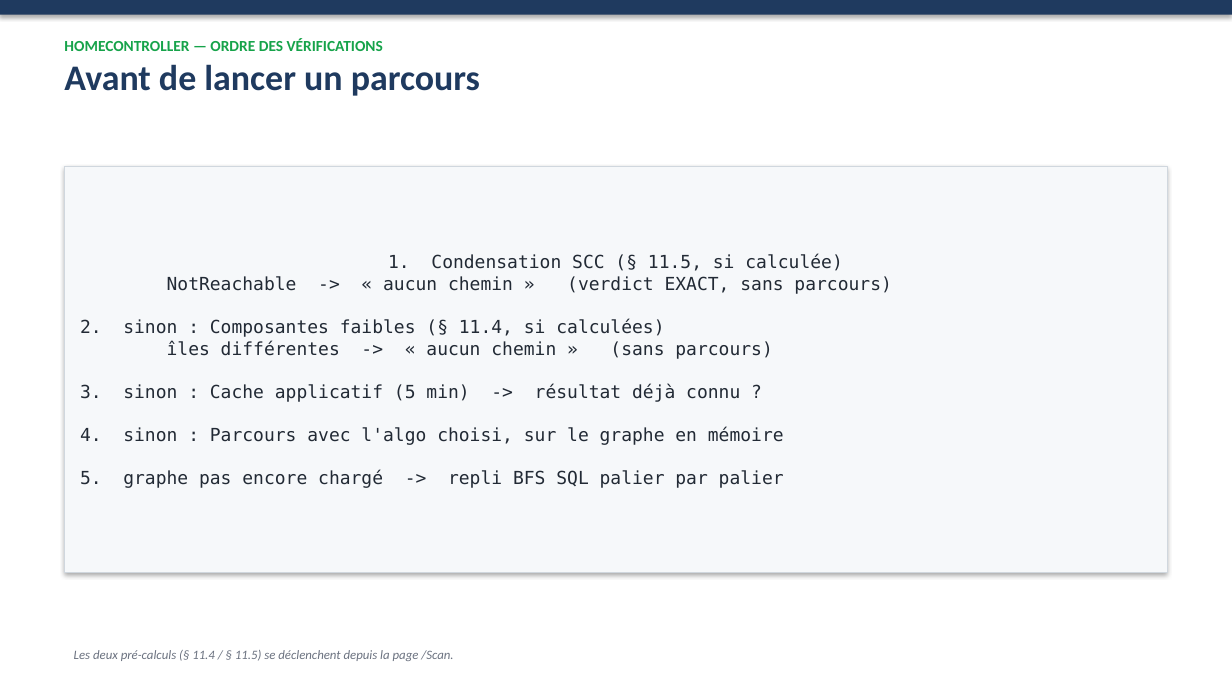
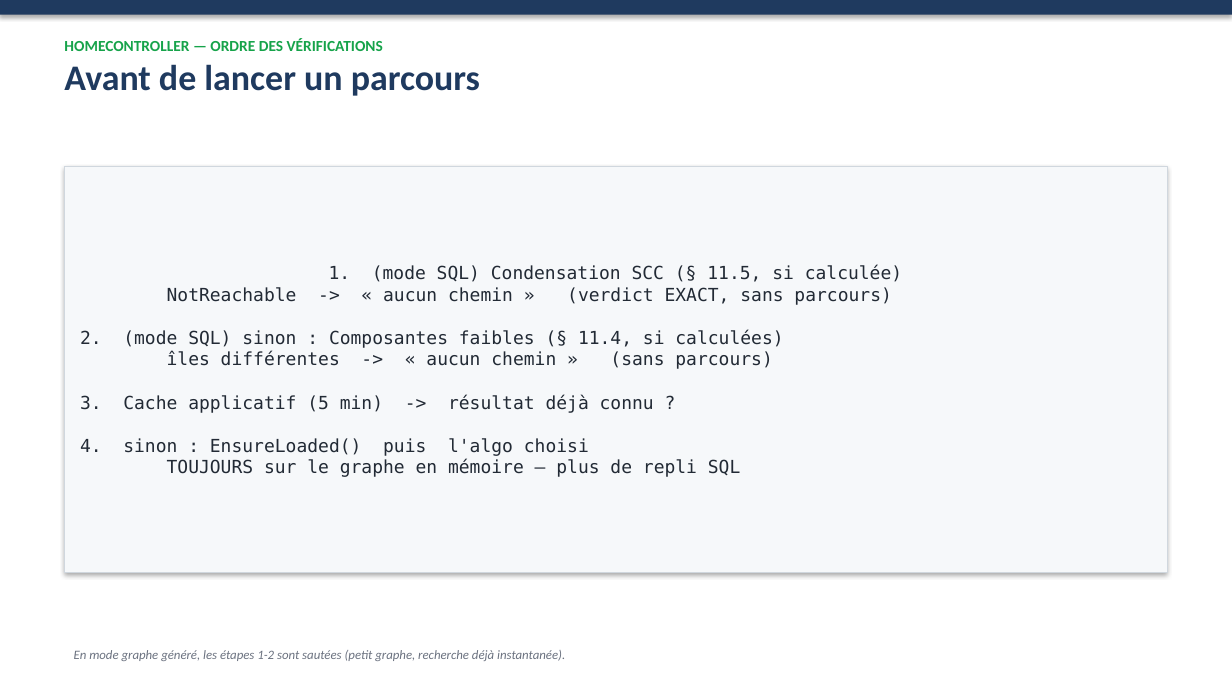
Before and after one commit to AbelMaminiaina/restitutiongraphe, a slide deck: slide 8 of docs/PathFinder-essentiel.pptx. Drawn at 1232x693 pixels with LibreOffice and Linux fonts; fonts in the diff are those of the drawing. Boxes give left, top, right and bottom in pixels: in the first picture for what was removed or moved away, otherwise in the second. Text is boxed around its words. In the diff, an @@ line names an element or a change of style, - is before the commit and + after.

```diff
--- a/docs/PathFinder-essentiel.pptx
+++ b/docs/PathFinder-essentiel.pptx
@@ text in rectangle at <box>329,265,902,282</box>: text changed @@
-1. Condensation SCC (§ 11.5, si calculée)
+1. (mode SQL) Condensation SCC (§ 11.5, si calculée)
@@ text in rectangle at <box>80,330,783,348</box>: text changed @@
-2. sinon : Composantes faibles (§ 11.4, si calculées)
+2. (mode SQL) sinon : Composantes faibles (§ 11.4, si calculées)
@@ text in rectangle at <box>80,395,740,477</box>: text changed @@
-3. sinon : Cache applicatif (5 min) -> résultat déjà connu ?
-4. sinon : Parcours avec l'algo choisi, sur le graphe en mémoire
-5. graphe pas encore chargé -> repli BFS SQL palier par palier
+3. Cache applicatif (5 min) -> résultat déjà connu ?
+4. sinon : EnsureLoaded() puis l'algo choisi
+TOUJOURS sur le graphe en mémoire — plus de repli SQL
@@ text at <box>74,650,565,661</box>: text changed @@
-Les deux pré-calculs (§ 11.4 / § 11.5) se déclenchent depuis la page /Scan.
+En mode graphe généré, les étapes 1-2 sont sautées (petit graphe, recherche déjà instantanée).
```
Also in this commit, not shown: 4 other slides changed, 1 slide added, 19 other files.
